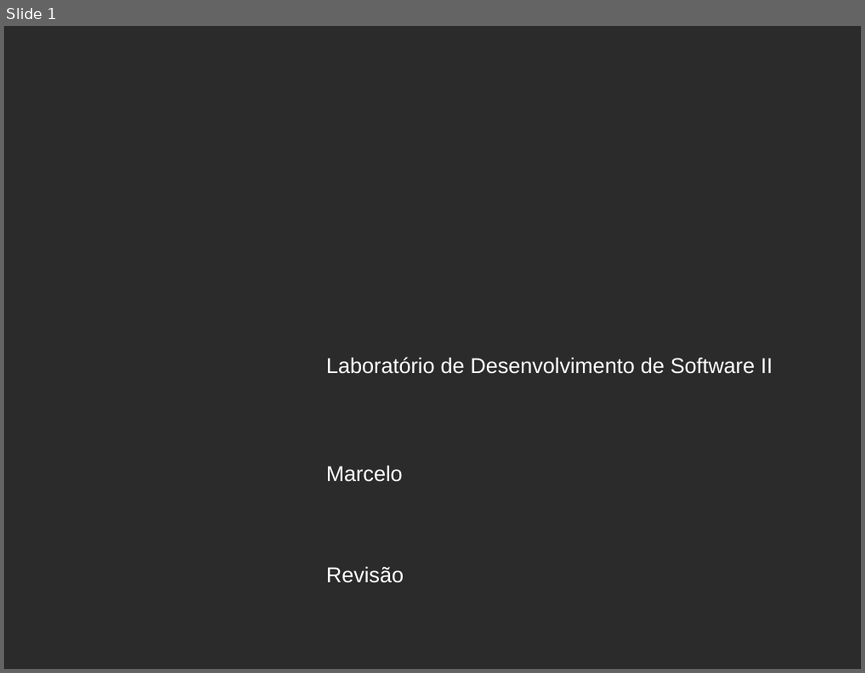
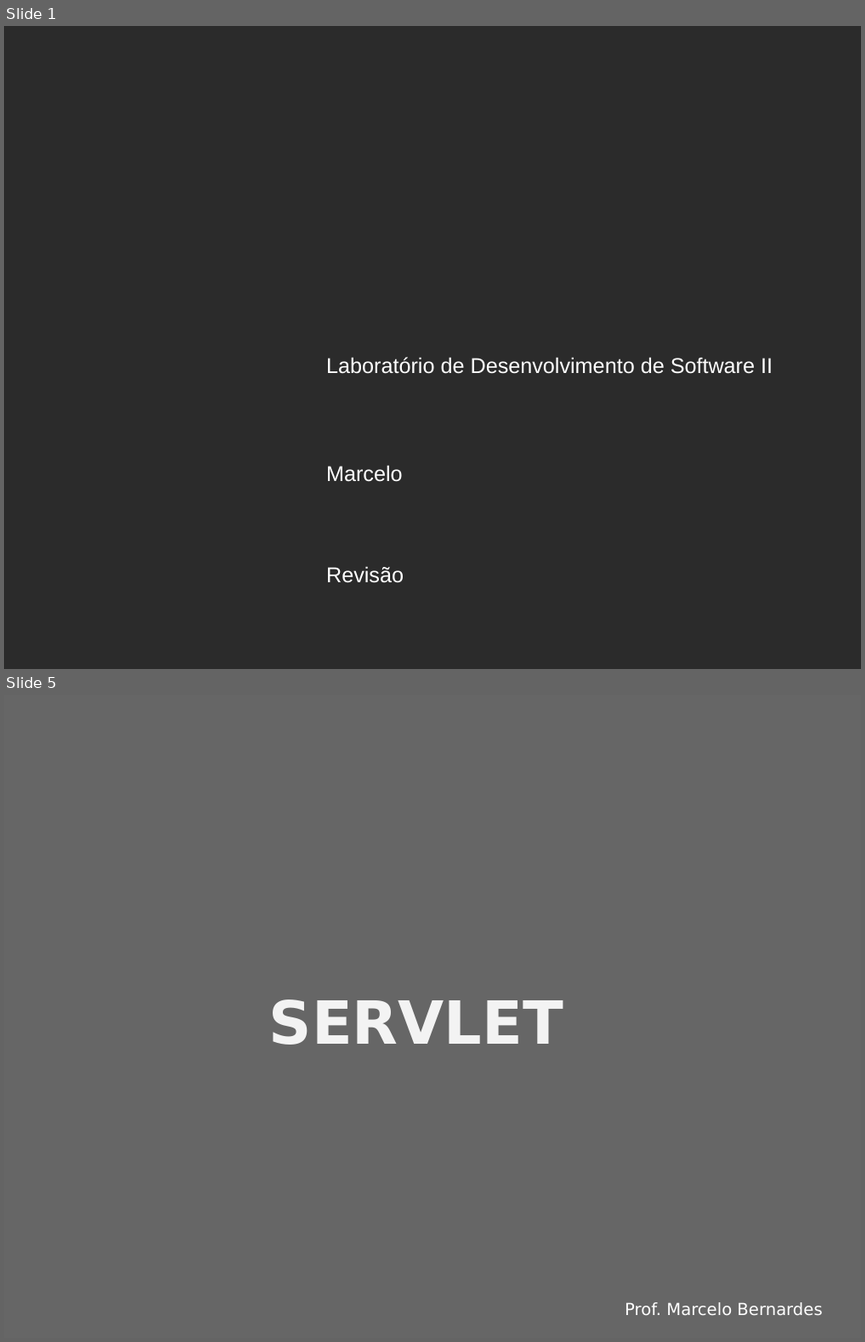
Before and after one commit to mbernardesp/lab-dev-software-sgh, a slide deck: slides/revisão-api.pptx. Shown one above the other, each under a label of ours: slide 1 before the commit, slides 1 and 5 after it; the slides between them are not shown. The pictures are 865x673 and 865x1342 pixels, drawn with LibreOffice and Linux fonts; fonts in the diff are those of the drawing; background and template pictures are left out; a plain dark background stands for a picture behind light text. Boxes give left, top, right and bottom in pixels: in the first picture for what was removed or moved away, otherwise in the second. Text is boxed around its words. In the diff, an @@ line names an element or a change of style, - is before the commit and + after.

```diff
--- a/slides/revisão-api.pptx
+++ b/slides/revisão-api.pptx
@@ slide 5 added at [4, 695, 861, 1338], background #666666 @@
@@ text added at [269, 999, 563, 1044], 50 pt, text #F3F3F3, bold @@
+SERVLET
@@ text added at [624, 1302, 822, 1315], 14 pt, text #FFFFFF @@
+Prof. Marcelo Bernardes
```
Also in this commit, not shown: 12 slides changed, 9 other slides added, 10 slides removed, 31 other files.
